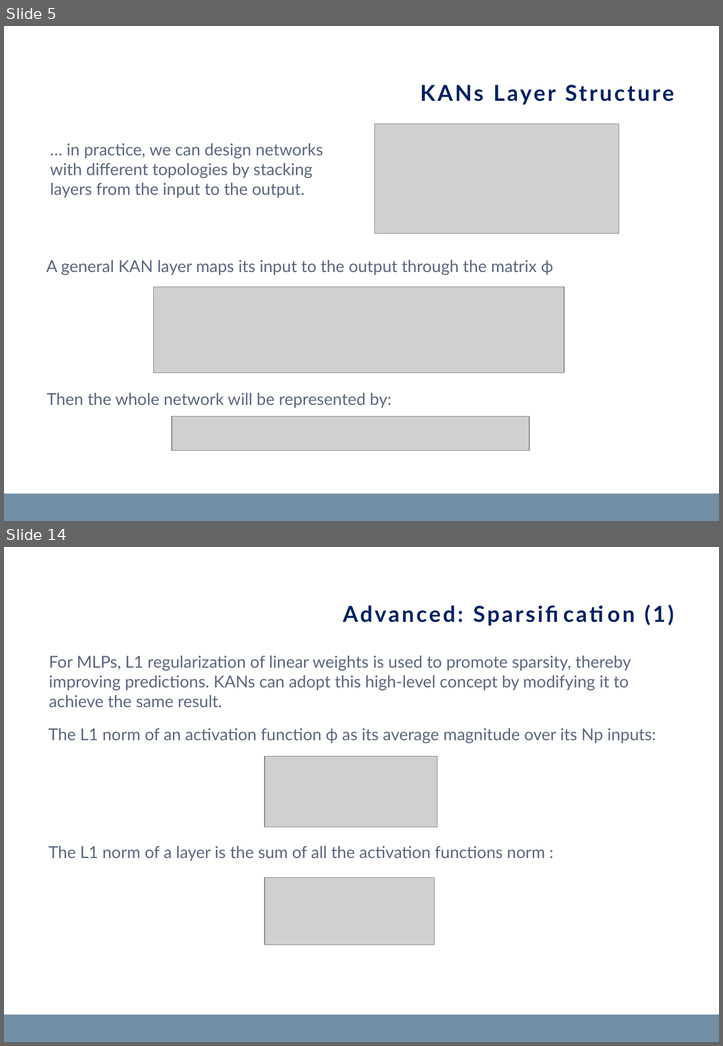
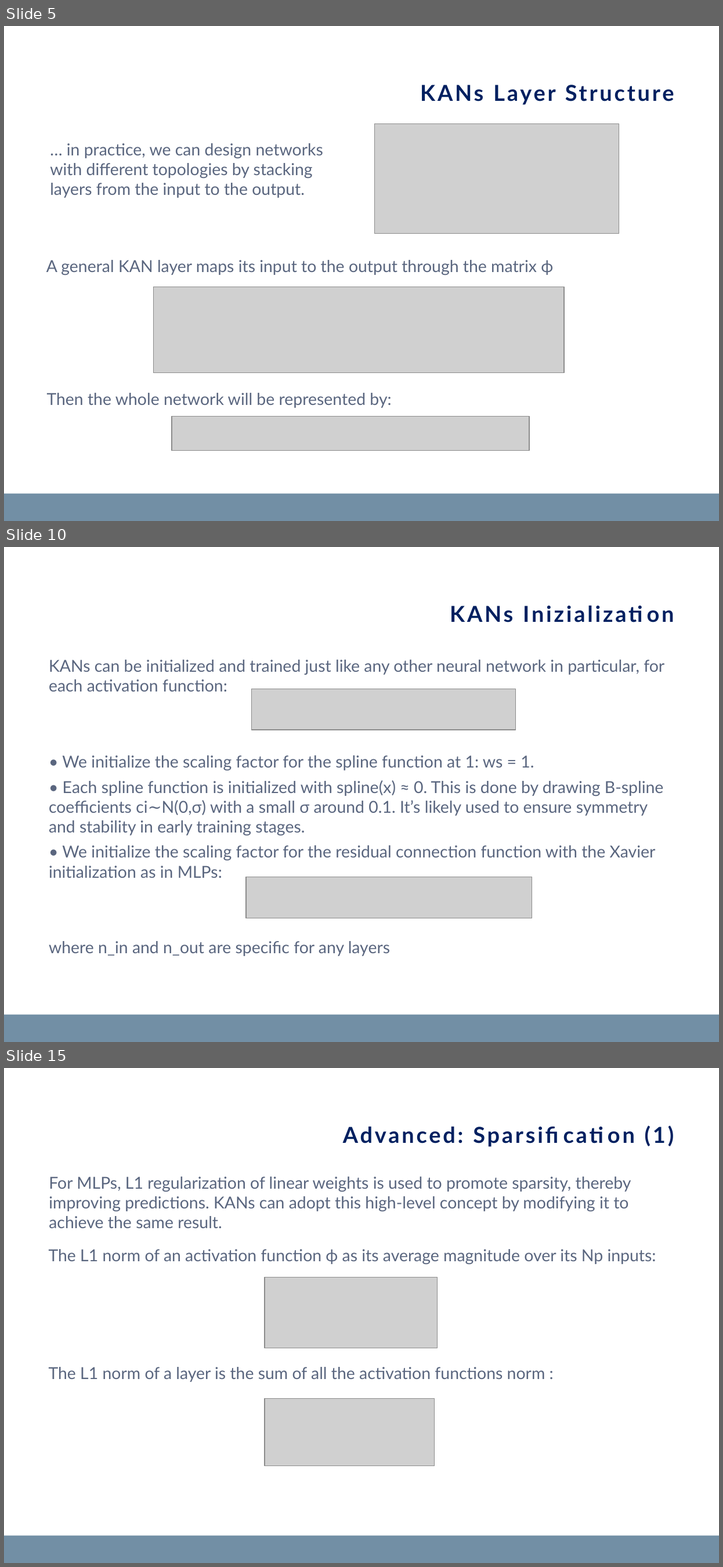
Before and after one commit to matteopasqual02/KAN-naml, a slide deck: KANs_presentation.pptx. Shown one above the other, each under a label of ours: slides 5 and 14 before the commit, slides 5, 10 and 15 after it; the slides between them are not shown. The pictures are 723x1046 and 723x1567 pixels, drawn with LibreOffice and Linux fonts; fonts in the diff are those of the drawing; grey boxes stand for pictures; background and template pictures are left out. Boxes give left, top, right and bottom in pixels: in the first picture for what was removed or moved away, otherwise in the second. Text is boxed around its words. In the diff, an @@ line names an element or a change of style, - is before the commit and + after.

```diff
--- a/KANs_presentation.pptx
+++ b/KANs_presentation.pptx
@@ slide 10 added at [4, 547, 719, 1042], background #FFFFFF; not listed: 1 template element that a slide beside it also shows @@
@@ title added at [49, 660, 90, 672], 24 pt, text #002060, bold @@
+KANs Inizialization
@@ text added at [49, 660, 664, 956], 18 pt, text #5A667F @@
+KANs can be initialized and trained just like any other neural network in particular, for each activation function:
+• We initialize the scaling factor for the spline function at 1: ws = 1.
+• Each spline function is initialized with spline(x) ≈ 0. This is done by drawing B-spline coefficients ci∼N(0,σ) with a small σ around 0.1. It’s likely used to ensure symmetry and stability in early training stages.
+• We initialize the scaling factor for the residual connection function with the Xavier initialization as in MLPs:
+where n_in and n_out are specific for any layers
@@ picture added at [252, 689, 516, 730] @@
@@ picture added at [246, 877, 532, 918] @@
@@ what was slide 14 is now slide 15 @@
```
Also in this commit, not shown: 10 slides changed, 2 other files.
